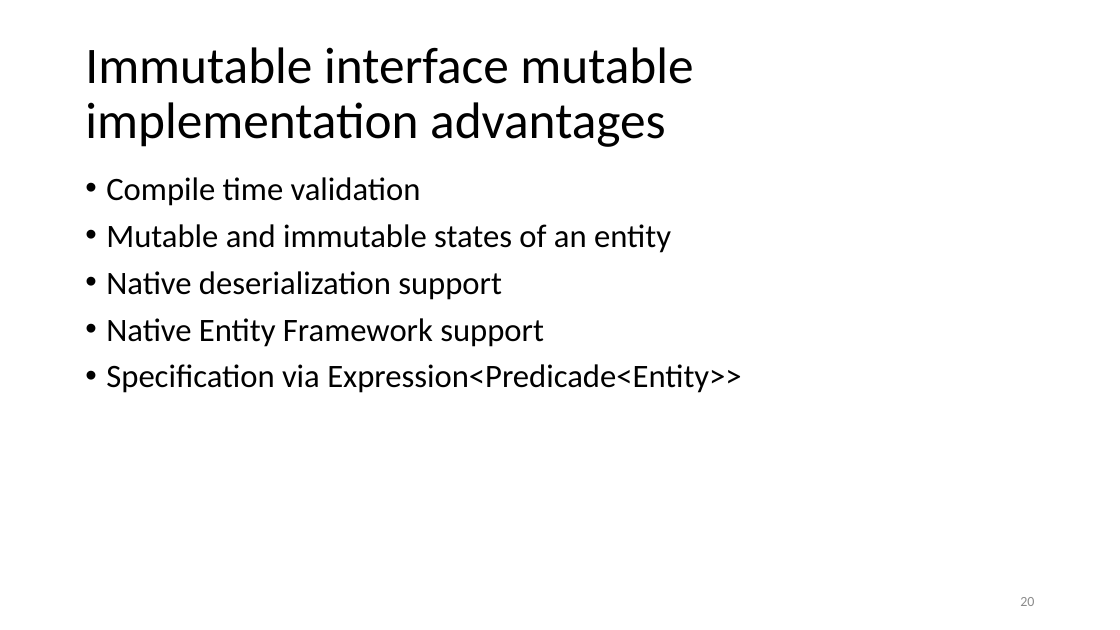
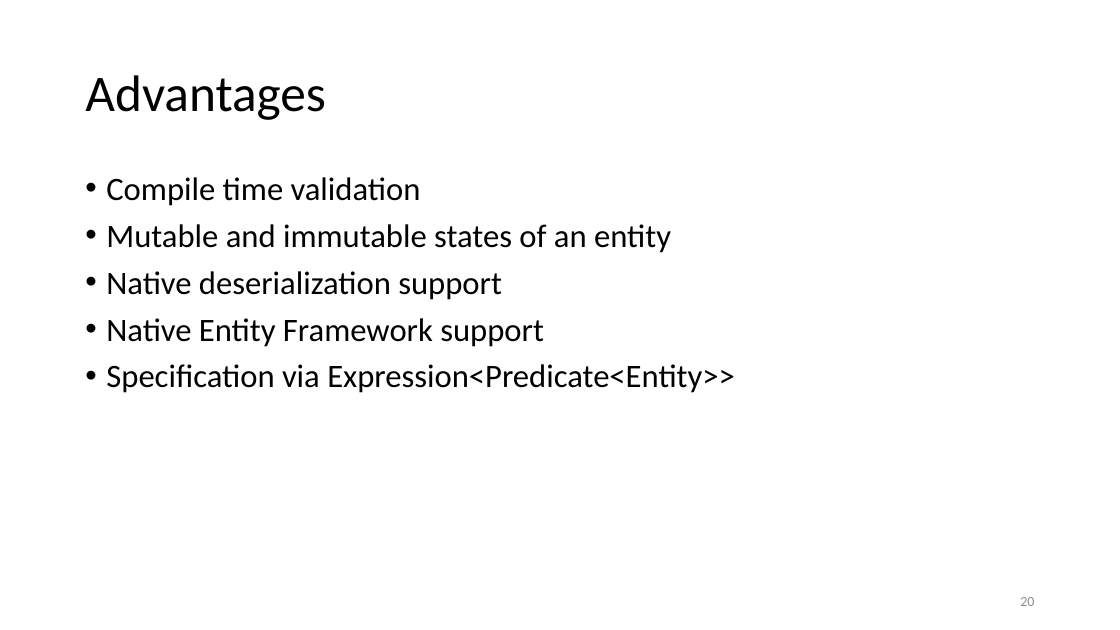
Before and after one commit to kugushev/presentations, a slide deck: slide 20 of Presentation.pptx. Drawn at 1120x630 pixels with LibreOffice and Linux fonts; fonts in the diff are those of the drawing. Boxes give left, top, right and bottom in pixels: in the first picture for what was removed or moved away, otherwise in the second. Text is boxed around its words. In the diff, an @@ line names an element or a change of style, - is before the commit and + after.

```diff
--- a/Presentation.pptx
+++ b/Presentation.pptx
@@ title at [85,75,326,120]: text changed @@
-Immutable interface mutable implementation advantages
+Advantages
@@ text at [106,364,735,393]: text changed @@
-• Specification via Expression<Predicade<Entity>>
+• Specification via Expression<Predicate<Entity>>
```
Also in this commit, not shown: 14 other slides changed, 17 other files.
